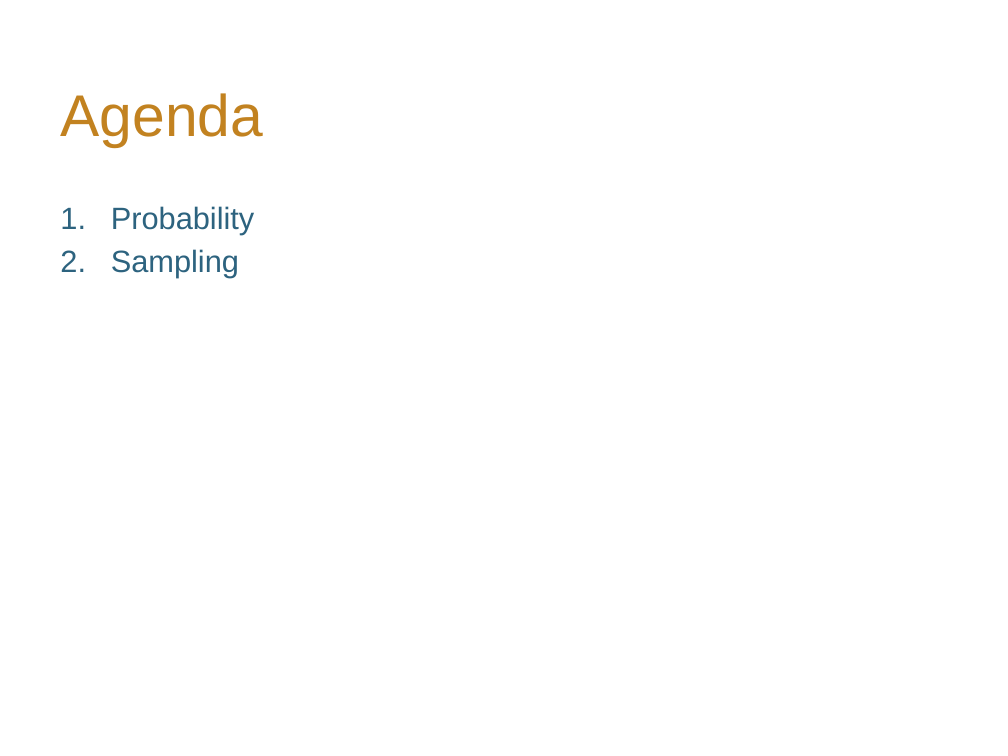
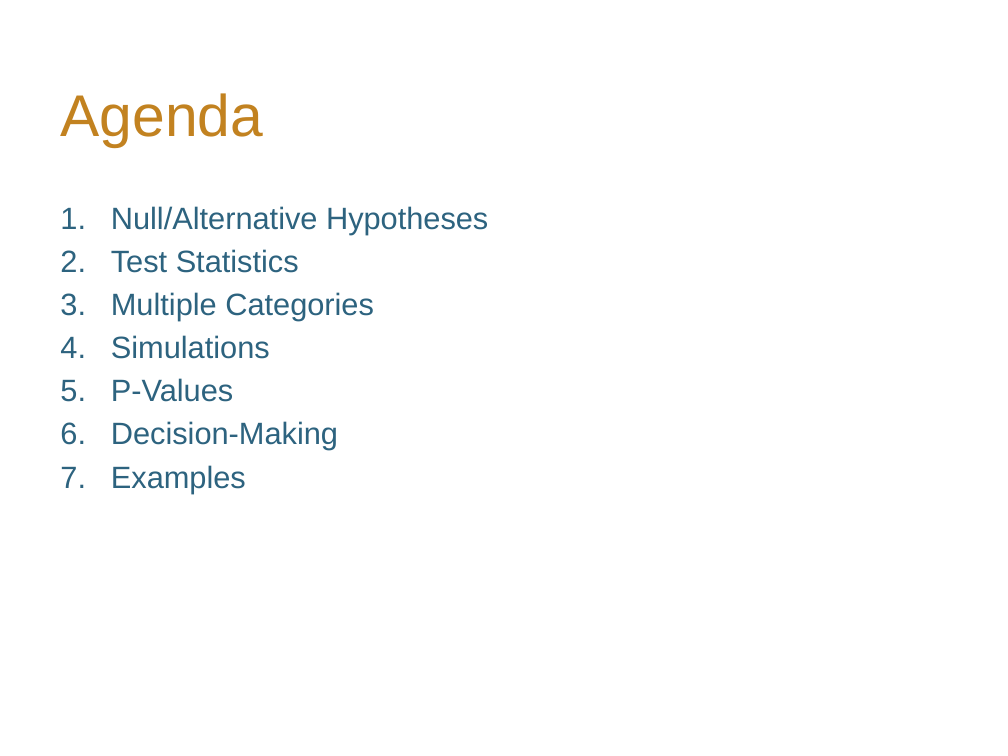
Before and after one commit to hLuo27/teaching, a slide deck: slide 2 of data8/slides/lab6.pptx. Drawn at 1008x756 pixels with LibreOffice and Linux fonts; fonts in the diff are those of the drawing; background and template pictures are left out. Boxes give left, top, right and bottom in pixels: in the first picture for what was removed or moved away, otherwise in the second. Text is boxed around its words. In the diff, an @@ line names an element or a change of style, - is before the commit and + after.

```diff
--- a/data8/slides/lab6.pptx
+++ b/data8/slides/lab6.pptx
@@ text at <box>111,206,488,493</box>: text changed @@
-1. Probability
-2. Sampling
+1. Null/Alternative Hypotheses
+2. Test Statistics
+3. Multiple Categories
+4. Simulations
+5. P-Values
+6. Decision-Making
+7. Examples
```
Also in this commit, not shown: 3 other slides changed, 11 slides added, 3 slides removed, 4 other files.
